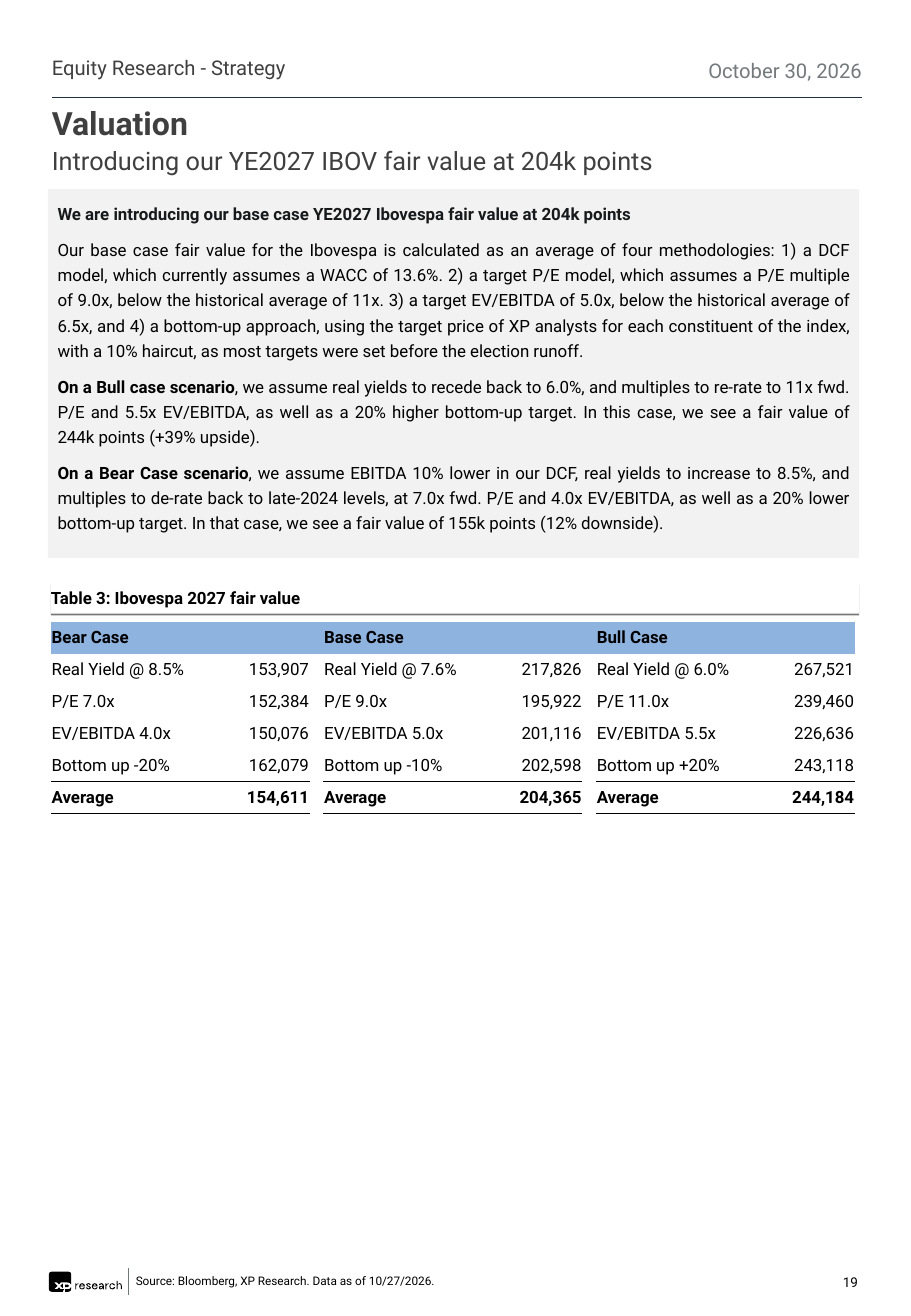
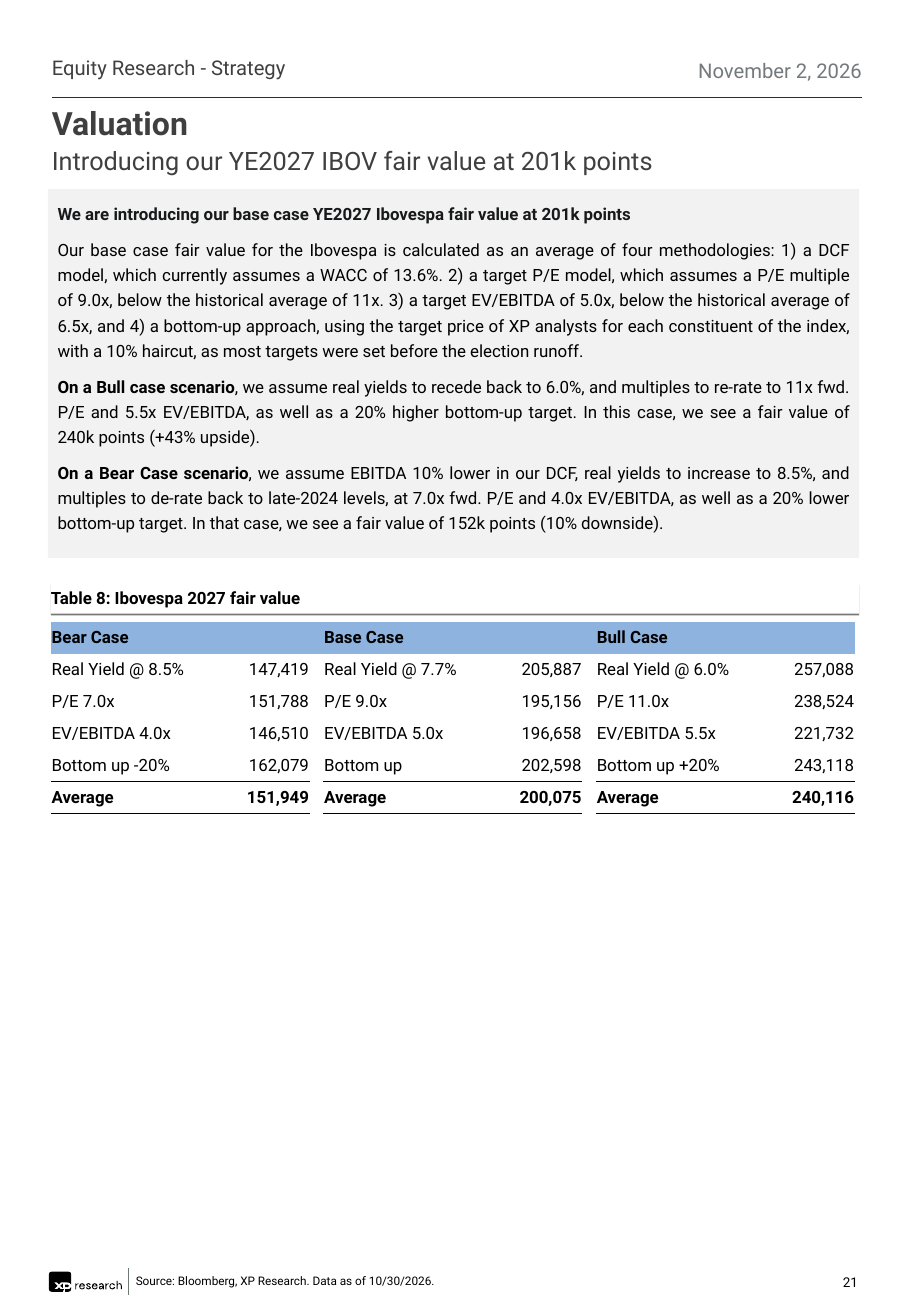
Before and after one commit to CaioLSouza/xp-ray-nov26, a slide deck: slide 21 of XP Ray Nov-26 - draft EN.pptx (slide 19 before the commit). Drawn at 911x1316 pixels with LibreOffice and Linux fonts; fonts in the diff are those of the drawing. Boxes give left, top, right and bottom in pixels: in the first picture for what was removed or moved away, otherwise in the second. Text is boxed around its words. In the diff, an @@ line names an element or a change of style, - is before the commit and + after.

```diff
--- a/XP Ray Nov-26 - draft EN.pptx
+++ b/XP Ray Nov-26 - draft EN.pptx
@@ text at [698, 63, 861, 81]: text changed @@
-October 30, 2026
+November 2, 2026
@@ text at [52, 151, 653, 176]: text changed @@
-Introducing our YE2027 IBOV fair value at 204k points
+Introducing our YE2027 IBOV fair value at 201k points
@@ text at [58, 207, 631, 224]: text changed @@
-We are introducing our base case YE2027 Ibovespa fair value at 204k points
+We are introducing our base case YE2027 Ibovespa fair value at 201k points
@@ text at [58, 380, 850, 533]: text changed @@
-On a Bull case scenario, we assume real yields to recede back to 6.0%, and multiples to re-rate to 11x fwd. P/E and 5.5x EV/EBITDA, as well as a 20% higher bottom-up target. In this case, we see a fair value of 244k points (+39% upside).
-On a Bear Case scenario, we assume EBITDA 10% lower in our DCF, real yields to increase to 8.5%, and multiples to de-rate back to late-2024 levels, at 7.0x fwd. P/E and 4.0x EV/EBITDA, as well as a 20% lower bottom-up target. In that case, we see a fair value of 155k points (12% downside).
+On a Bull case scenario, we assume real yields to recede back to 6.0%, and multiples to re-rate to 11x fwd. P/E and 5.5x EV/EBITDA, as well as a 20% higher bottom-up target. In this case, we see a fair value of 240k points (+43% upside).
+On a Bear Case scenario, we assume EBITDA 10% lower in our DCF, real yields to increase to 8.5%, and multiples to de-rate back to late-2024 levels, at 7.0x fwd. P/E and 4.0x EV/EBITDA, as well as a 20% lower bottom-up target. In that case, we see a fair value of 152k points (10% downside).
@@ text in rectangle at [51, 591, 300, 608]: text changed @@
-Table 3: Ibovespa 2027 fair value
+Table 8: Ibovespa 2027 fair value
@@ table at [51, 622, 854, 813] @@
-row 2: Real Yield @ 8.5% | 153,907 |  | Real Yield @ 7.6% | 217,826 |  | Real Yield @ 6.0% | 267,521
+row 2: Real Yield @ 8.5% | 147,419 |  | Real Yield @ 7.7% | 205,887 |  | Real Yield @ 6.0% | 257,088
-row 3: P/E 7.0x | 152,384 |  | P/E 9.0x | 195,922 |  | P/E 11.0x | 239,460
+row 3: P/E 7.0x | 151,788 |  | P/E 9.0x | 195,156 |  | P/E 11.0x | 238,524
-row 4: EV/EBITDA 4.0x | 150,076 |  | EV/EBITDA 5.0x | 201,116 |  | EV/EBITDA 5.5x | 226,636
+row 4: EV/EBITDA 4.0x | 146,510 |  | EV/EBITDA 5.0x | 196,658 |  | EV/EBITDA 5.5x | 221,732
-row 5, column 4: Bottom up -10%
+row 5, column 4: Bottom up
-row 6: Average | 154,611 |  | Average | 204,365 |  | Average | 244,184
+row 6: Average | 151,949 |  | Average | 200,075 |  | Average | 240,116
@@ text at [136, 1276, 435, 1288]: text changed @@
-Source: Bloomberg, XP Research. Data as of 10/27/2026.
+Source: Bloomberg, XP Research. Data as of 10/30/2026.
@@ page number at [843, 1277, 858, 1287]: text changed @@
-19
+21
```
Also in this commit, not shown: 17 other slides changed, 19 slides added, 1 slide removed, 1 other file.
